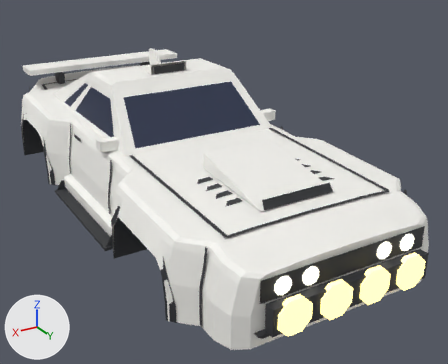
An edit to the glTF model assets/meshes/ryu/Ryu.glb, drawn before and after from the same camera.
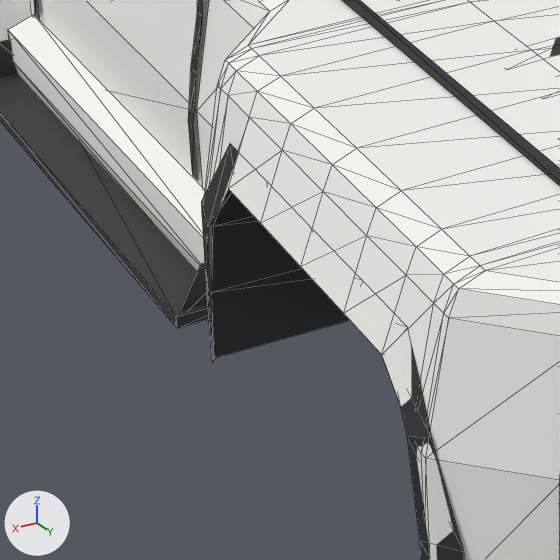
The first picture shows the older version from a camera (50 mm lens) standing at (7.6, 15.04, 6.11) and looking at (-0.54, 1.46, -0.68). The close-ups show the older and then the newer version on the part from 14% to 45% of the width and 47% to 85% of the height of that picture. Only the edits that show in the close-ups are written down. Every picture has the same lights, and +X, +Y and +Z are marked at lower left. The close-ups show mesh edges as thin lines.

Objects in the first close-up: 'ArchLip_FR', 'Door_FR', 'Fender_FR', 'Fender_RR', 'Hood', 'Ink_DoorA_R', 'Ink_Hood', 'Opt_Skirts_Blade_AccSideBlade_R', 'Opt_Skirts_Side_AccSkirt_R', 'Underbody' and 3 more.
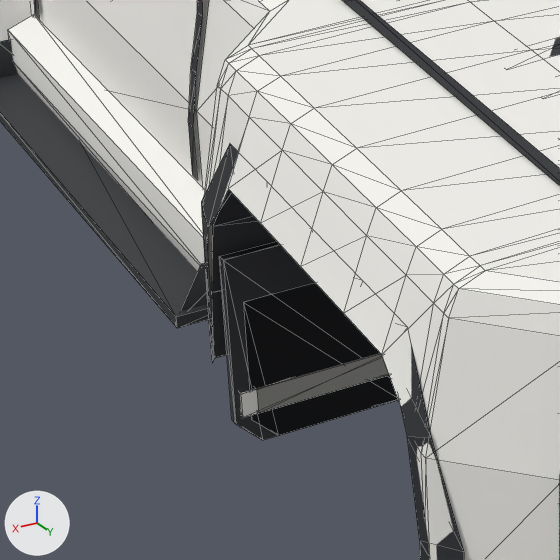
Edits to the scene script, one JSON object a line:
```json
{"op": "add", "block": "me_opt_mudflaps_rally_accmudflapsband", "code": ["me_opt_mudflaps_rally_accmudflapsband = bpy.data.meshes.new('Opt_Mudflaps_Rally_AccMudflapsBand')", "me_opt_mudflaps_rally_accmudflapsband.from_pydata(...)  # a box spanning x 2.14..3.02, y 2.7..2.8, z -1.75..-1.59; a box spanning x -3.02..-2.14, y 2.7..2.8, z -1.75..-1.59; a box spanning x 2.14..3.02, y -5.4..-5.3, z -1.75..-1.59; a box spanning x -3.02..-2.14, y -5.4..-5.3, z -1.75..-1.59", "me_opt_mudflaps_rally_accmudflapsband.materials.append(mat_body)  # white #f7f6f1"]}
{"op": "add", "block": "me_opt_mudflaps_rally_accmudflaps", "code": ["me_opt_mudflaps_rally_accmudflaps = bpy.data.meshes.new('Opt_Mudflaps_Rally_AccMudflaps')", "me_opt_mudflaps_rally_accmudflaps.from_pydata(...)  # 40 vertices, 64 faces; spans x -3.06..3.06, y -5.38..2.78, z -1.95..-1.0", "me_opt_mudflaps_rally_accmudflaps.materials.append(mat_trim)  # dark grey #2f3035"]}
{"op": "add", "block": "me_opt_mudflaps_long_accmudflapslongband", "code": ["me_opt_mudflaps_long_accmudflapslongband = bpy.data.meshes.new('Opt_Mudflaps_Long_AccMudflapsLongBand')", "me_opt_mudflaps_long_accmudflapslongband.from_pydata(...)  # a box spanning x 2.04..3.12, y 2.7..2.8, z -1.75..-1.59; a box spanning x -3.12..-2.04, y 2.7..2.8, z -1.75..-1.59; a box spanning x 2.04..3.12, y -5.4..-5.3, z -1.75..-1.59; a box spanning x -3.12..-2.04, y -5.4..-5.3, z -1.75..-1.59", "me_opt_mudflaps_long_accmudflapslongband.materials.append(mat_body)  # white #f7f6f1"]}
{"op": "add", "block": "me_opt_mudflaps_long_accmudflapslong", "code": ["me_opt_mudflaps_long_accmudflapslong = bpy.data.meshes.new('Opt_Mudflaps_Long_AccMudflapsLong')", "me_opt_mudflaps_long_accmudflapslong.from_pydata(...)  # 40 vertices, 64 faces; spans x -3.16..3.16, y -5.38..2.78, z -1.95..-0.7", "me_opt_mudflaps_long_accmudflapslong.materials.append(mat_trim)  # dark grey #2f3035"]}
{"op": "add", "block": "ob_opt_mudflaps_rally_accmudflapsband", "code": ["ob_opt_mudflaps_rally_accmudflapsband = bpy.data.objects.new('Opt_Mudflaps_Rally_AccMudflapsBand', me_opt_mudflaps_rally_accmudflapsband)", "ob_opt_mudflaps_rally_accmudflapsband.location = (0.0, 0.0, 0.0)"]}
{"op": "add", "block": "ob_opt_mudflaps_rally_accmudflaps", "code": ["ob_opt_mudflaps_rally_accmudflaps = bpy.data.objects.new('Opt_Mudflaps_Rally_AccMudflaps', me_opt_mudflaps_rally_accmudflaps)", "ob_opt_mudflaps_rally_accmudflaps.location = (0.0, 0.0, 0.0)"]}
{"op": "add", "block": "ob_opt_mudflaps_long_accmudflapslongband", "code": ["ob_opt_mudflaps_long_accmudflapslongband = bpy.data.objects.new('Opt_Mudflaps_Long_AccMudflapsLongBand', me_opt_mudflaps_long_accmudflapslongband)", "ob_opt_mudflaps_long_accmudflapslongband.location = (0.0, 0.0, 0.0)"]}
{"op": "add", "block": "ob_opt_mudflaps_long_accmudflapslong", "code": ["ob_opt_mudflaps_long_accmudflapslong = bpy.data.objects.new('Opt_Mudflaps_Long_AccMudflapsLong', me_opt_mudflaps_long_accmudflapslong)", "ob_opt_mudflaps_long_accmudflapslong.location = (0.0, 0.0, 0.0)"]}
```

Pixel boxes [x1, y1, x2, y2] of what changed, in the close-ups (560 x 560 px):
```json
{"object": "Opt_Mudflaps_Long_AccMudflapsLong", "change": "added", "after": [219, 241, 398, 440]}
{"object": "Opt_Mudflaps_Rally_AccMudflaps", "change": "added", "after": [243, 283, 398, 435]}
{"object": "Opt_Mudflaps_Rally_AccMudflapsBand", "change": "added", "after": [256, 353, 389, 413]}
{"object": "Opt_Mudflaps_Long_AccMudflapsLongBand", "change": "added", "after": [240, 355, 389, 418]}
{"object": "Underbody", "change": "unchanged, covered by the edit", "before": [211, 189, 349, 358], "after": [211, 189, 276, 358]}
```
